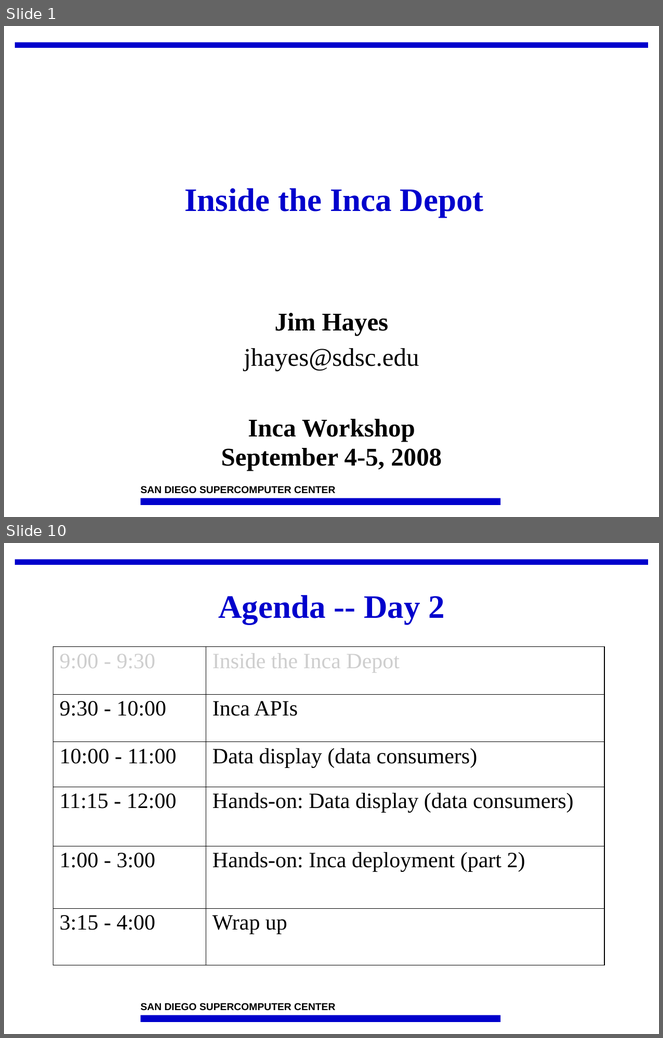
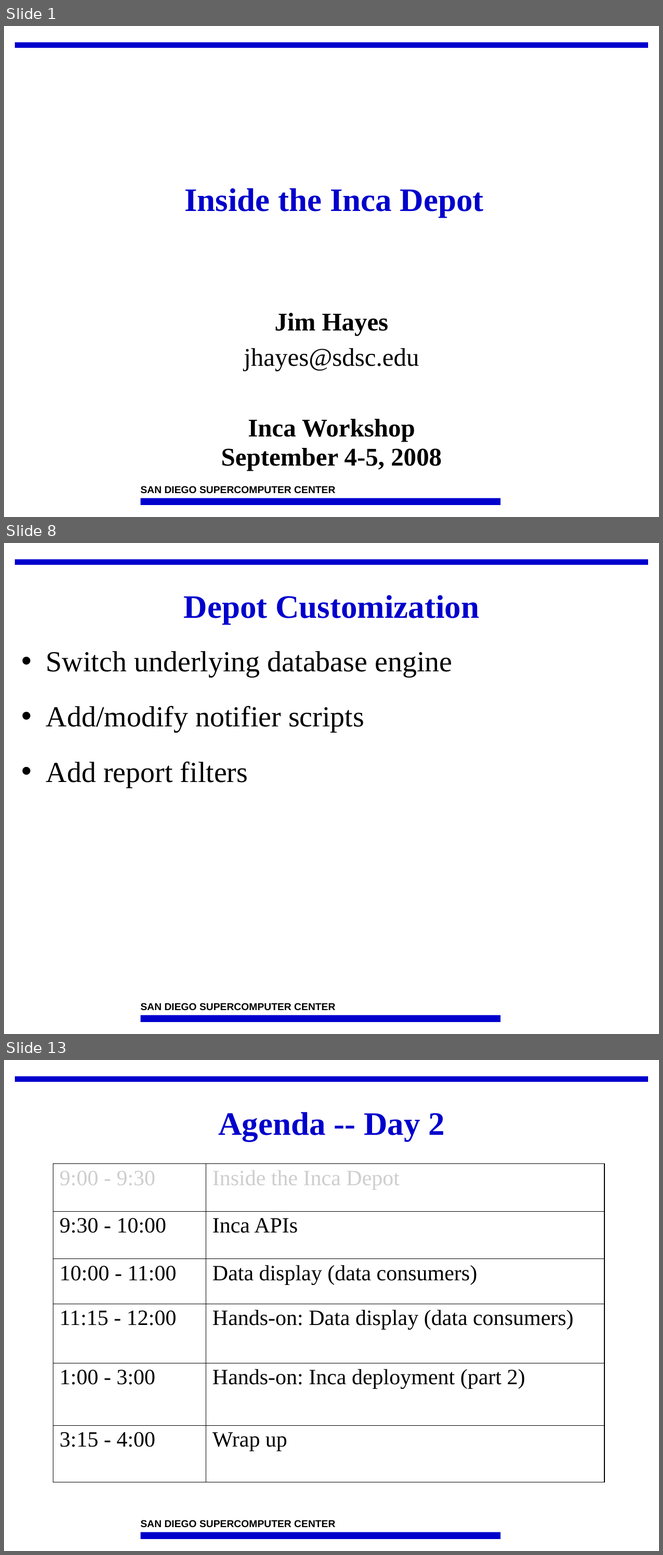
Before and after one commit to IncaProject/inca-xsede, a slide deck: talks/2008workshop/depot.ppt. Shown one above the other, each under a label of ours: slides 1 and 10 before the commit, slides 1, 8 and 13 after it; the slides between them are not shown. The pictures are 663x1038 and 663x1555 pixels, drawn with LibreOffice and Linux fonts; fonts in the diff are those of the drawing; background and template pictures are left out. Boxes give left, top, right and bottom in pixels: in the first picture for what was removed or moved away, otherwise in the second. Text is boxed around its words. In the diff, an @@ line names an element or a change of style, - is before the commit and + after.

```diff
--- a/talks/2008workshop/depot.ppt
+++ b/talks/2008workshop/depot.ppt
@@ slide 8 added at [4, 543, 659, 1034], background #FFFFFF; not listed: 3 template elements that a slide beside it also shows @@
@@ title added at [184, 595, 479, 624], 36 pt, text #0000CC, bold @@
+Depot Customization
@@ text added at [46, 651, 452, 787], 32 pt, text #000000 @@
+• Switch underlying database engine
+• Add/modify notifier scripts
+• Add report filters
@@ what was slide 10 is now slide 13 @@
```
Also in this commit, not shown: 7 slides changed, 3 other slides added, 1 slide removed.
